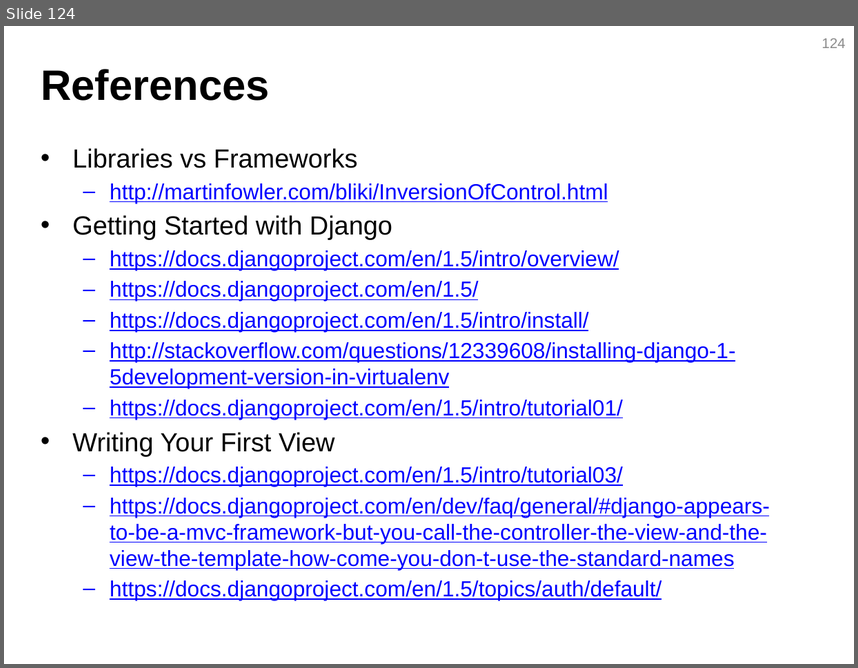
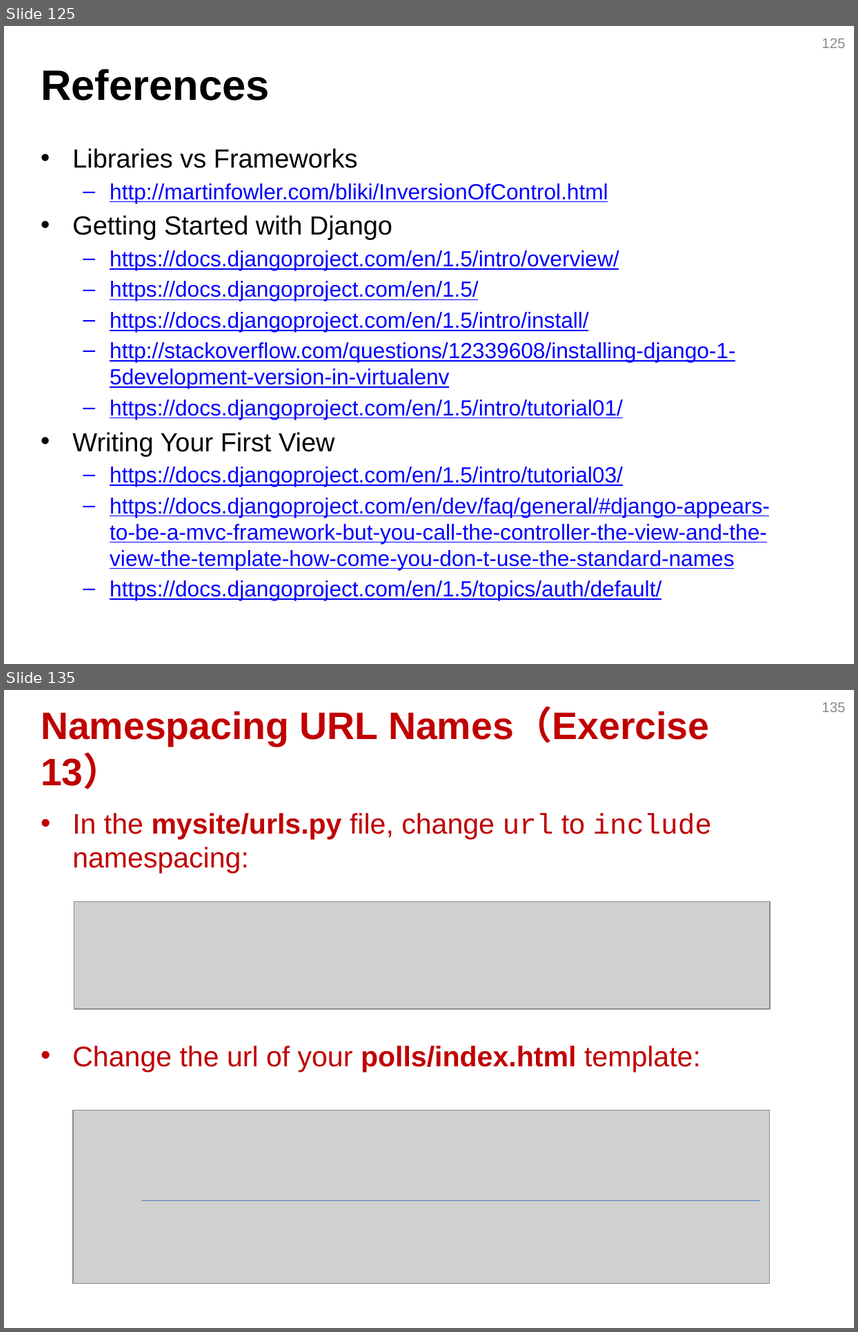
Before and after one commit to JustinSDK/PyConTW2013Tutorial, a slide deck: PyCon Taiwan 2013 Tutorial.pptx. Shown one above the other, each under a label of ours: slide 124 before the commit, slides 125 and 135 after it; the slides between them are not shown. The pictures are 858x668 and 858x1332 pixels, drawn with LibreOffice and Linux fonts; fonts in the diff are those of the drawing; grey boxes stand for pictures. Boxes give left, top, right and bottom in pixels: in the first picture for what was removed or moved away, otherwise in the second. Text is boxed around its words. In the diff, an @@ line names an element or a change of style, - is before the commit and + after.

```diff
--- a/PyCon Taiwan 2013 Tutorial.pptx
+++ b/PyCon Taiwan 2013 Tutorial.pptx
@@ slide 135 added at [4,690,854,1328], background #FFFFFF @@
@@ title added at [41,709,710,789], 32.4 pt, text #C00000, bold @@
+Namespacing URL Names（Exercise 13）
@@ page number added at [822,702,845,712], 12 pt, text #8C8C8C @@
+135
@@ text added at [72,813,713,1072], 24 pt, text #C00000 @@
+• In the mysite/urls.py file, change url to include namespacing:
+• Change the url of your polls/index.html template:
@@ picture added at [74,902,770,1009] @@
@@ picture added at [73,1110,770,1283] @@
@@ line added from (141, 1200) to (760, 1200), #4B7EBC 0.75 pt @@
@@ what was slide 124 is now slide 125 @@
@@ page number at [822,38,845,48]: text changed @@
-124
+125
```
Also in this commit, not shown: 5 slides changed, 38 other slides added, 1 slide removed, 46 other files.
